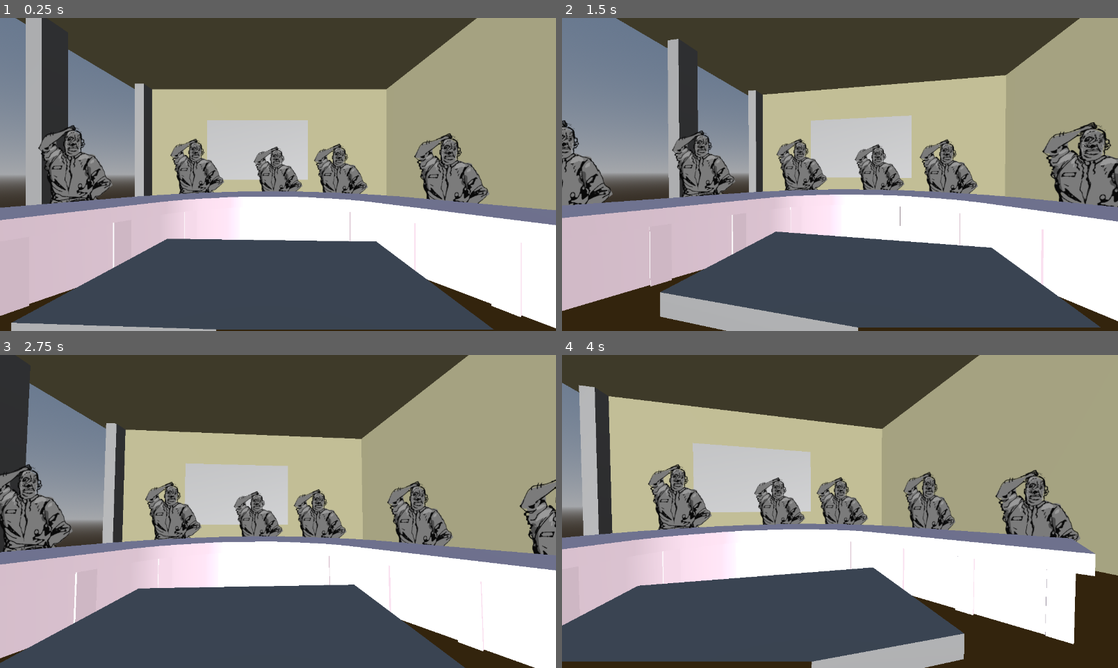
Above: before the commit, frames 1-4 (two rows, left to right).
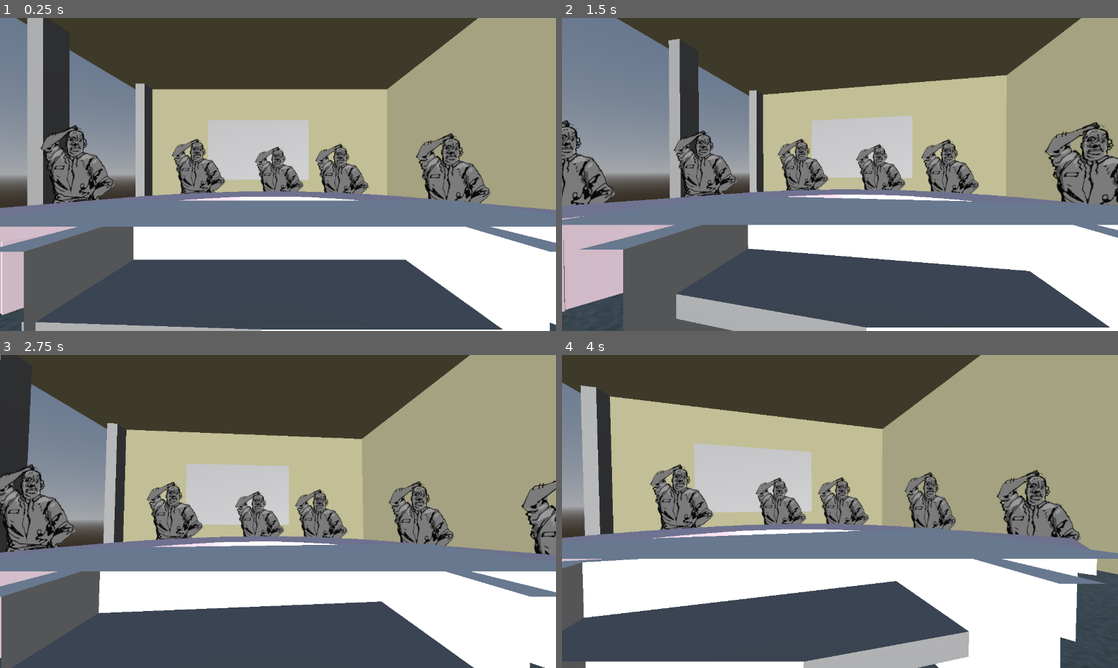
Above: after the commit, the same moments.

Repository: DebugCookie/FIB_GameJam
Game: Godot game, scene res://maxTestScene.tscn
The game is run twice, just before and just after one commit, with the same random seed, the same clock (stepped at 60 frames per second) and the same inputs.
Inputs (mouse positions are in pixels of both pictures, inside the frame that each line leads up to):
- Up to frame 1 (0.25 s): no input
- Up to frame 2 (1.5 s): tap Enter (ui_accept) at 0.5, 0.77, 1.25 s; move the mouse to (867, 174) at 0.52 s; hold Up (ui_up) from 0.53 s (still down); click (867, 174) at 0.67 s; move the mouse to (812, 174) at 1.27 s
- Up to frame 3 (2.75 s): keep holding Up (ui_up); tap Enter (ui_accept) at 1.52, 2 s; move the mouse to (289, 505) at 2.02 s
- Up to frame 4 (4 s): keep holding Up (ui_up); tap Enter (ui_accept) at 2.75, 3.02, 3.5, 3.77 s; move the mouse to (834, 517) at 2.77 s; click (834, 517) at 2.92 s; move the mouse to (878, 514) at 3.52 s

The runs differ from the first frame. In frame 1, 20% of the frame differs, in the area x 0-100%, y 0-100%; in frame 2, 22%; in frame 3, 20%; in frame 4, 24%.

Commit message:
Added floor textures

Diff:
--- a/maxTestScene.tscn
+++ b/maxTestScene.tscn
@@ -1,11 +1,12 @@
 [gd_scene format=3 uid="uid://p601cch5st5d"]
 
 [ext_resource type="Script" uid="uid://mtv8dcbqu78x" path="res://camera_3d.gd" id="1_sm6nt"]
-[ext_resource type="Material" uid="uid://ccfd3lbbg3kck" path="res://Materials/M_ceiling.tres" id="2_21iph"]
 [ext_resource type="Material" uid="uid://brmrk5kgdgk5b" path="res://Materials/M_Wall.tres" id="3_nhr8d"]
 [ext_resource type="Texture2D" uid="uid://bjucx6bb3xm2j" path="res://Art Assets/2d/characters/Richard.png" id="4_6hq1p"]
 [ext_resource type="Shader" uid="uid://r0uka4i5e0rn" path="res://Art Assets/PixelShader.gdshader" id="5_2ma1t"]
 [ext_resource type="PackedScene" uid="uid://dtk0f1owdt8m8" path="res://Art Assets/3D/SM_Table.glb" id="6_dvp7v"]
+[ext_resource type="PackedScene" uid="uid://cefe8rmec2chl" path="res://Art Assets/3D/Floor.glb" id="7_8kcya"]
+[ext_resource type="PackedScene" uid="uid://cx5h838bf2aeh" path="res://Art Assets/3D/SM_BossTable.glb" id="8_vr2aq"]
 
 [sub_resource type="ProceduralSkyMaterial" id="ProceduralSkyMaterial_n20ym"]
 
@@ -59,6 +60,11 @@
 texture = ExtResource("4_6hq1p")
 
 [node name="Camera3D" type="Camera3D" parent="SubViewportContainer/SubViewport" unique_id=137851750]
+transform = Transform3D(1, 0, 0, 0, 1, 0, 0, 0, 1, -0.0022247136, 2.9802322e-08, 0.00037831068)
+script = ExtResource("1_sm6nt")
+
+[node name="Camera3D2" type="Camera3D" parent="SubViewportContainer/SubViewport" unique_id=563986135]
+transform = Transform3D(1, 0, 0, 0, 1, 0, 0, 0, 1, 0.40298247, 0, 0)
 script = ExtResource("1_sm6nt")
 
 [node name="WorldEnvironment" type="WorldEnvironment" parent="SubViewportContainer/SubViewport" unique_id=1919570593]
@@ -66,11 +72,6 @@
 
 [node name="DirectionalLight3D" type="DirectionalLight3D" parent="SubViewportContainer/SubViewport" unique_id=9738278]
 transform = Transform3D(0.40224501, -0.0007020508, -0.9155318, 0.0017453285, 0.9999985, -1.4978117e-10, 0.91553044, -0.0015979038, 0.4022456, 0.9068241, 1.321417, 0)
-
-[node name="Floor" type="MeshInstance3D" parent="SubViewportContainer/SubViewport" unique_id=1121204469]
-transform = Transform3D(0.41408738, 0, 0, 0, 0.3536574, 0, 0, 0, 0.5575624, 0, -0.07317114, -0.45701134)
-material_override = ExtResource("2_21iph")
-mesh = SubResource("PlaneMesh_eugri")
 
 [node name="Floor2" type="MeshInstance3D" parent="SubViewportContainer/SubViewport" unique_id=1600939644]
 transform = Transform3D(0.41408738, 0, 0, 0, -1.5458856e-08, -0.19107446, 0, 0.3536574, -8.3521305e-09, 0, 0.10513598, -0.6467298)
@@ -78,7 +79,7 @@
 mesh = SubResource("PlaneMesh_eugri")
 
 [node name="Floor4" type="MeshInstance3D" parent="SubViewportContainer/SubViewport" unique_id=2054202927]
-transform = Transform3D(0.41408733, 0, 0, 0, -0.3536574, 3.573477e-08, 0, -3.091771e-08, -0.40875807, -0.040180683, 0.2705294, -0.35054985)
+transform = Transform3D(0.41408733, 0, 0, 0, -0.3536574, 3.573477e-08, 0, -3.091771e-08, -0.40875807, -0.041405916, 0.27052936, -0.35090935)
 material_override = ExtResource("3_nhr8d")
 mesh = SubResource("PlaneMesh_eugri")
 
@@ -198,5 +199,14 @@
 [node name="DirectionalLight3D2" type="DirectionalLight3D" parent="SubViewportContainer/SubViewport" unique_id=877355216]
 transform = Transform3D(1, 0, 0, 0, 0.99493486, -0.10052219, 0, 0.10052219, 0.99493486, 0, 0, 0)
 
+[node name="Room" type="Node3D" parent="SubViewportContainer/SubViewport" unique_id=3976714]
+transform = Transform3D(1, 0, 0, 0, 1, 0, 0, 0, 1, -0.3157548, -0.06597404, -0.0003594905)
+
 [node name="SM_Table" parent="." unique_id=720567682 instance=ExtResource("6_dvp7v")]
 transform = Transform3D(0.095, 0, 0, 0, 0.095, 0, 0, 0, 0.095, -0.009925753, -0.08948563, -0.162295)
+
+[node name="SM_BossTable" parent="." unique_id=1646036688 instance=ExtResource("8_vr2aq")]
+transform = Transform3D(1, 0, 0, 0, 1, 0, 0, 0, 1, 0, -0.07681596, -0.059896484)
+
+[node name="Floor" parent="." unique_id=970781916 instance=ExtResource("7_8kcya")]
+transform = Transform3D(1, 0, 0, 0, 1, 0, 0, 0, 1, -0.33426258, -0.072404355, -0.219449)
Binary file added: Art Assets/2d/Texture/T_Floor.png
Not shown, added: Art Assets/2d/Texture/T_Floor.png.import
Binary file added: Art Assets/3D/Floor.glb
Not shown, added: Art Assets/3D/Floor.glb.import
Binary file added: Art Assets/3D/Floor_Texture_Floor.png
Not shown, added: Art Assets/3D/Floor_Texture_Floor.png.import
Binary file added: Art Assets/3D/SM_BossTable.glb
Not shown, added: Art Assets/3D/SM_BossTable.glb.import
Binary file added: Art Assets/3D/SM_Floor_Texture_Floor.png
Not shown, added: Art Assets/3D/SM_Floor_Texture_Floor.png.import
